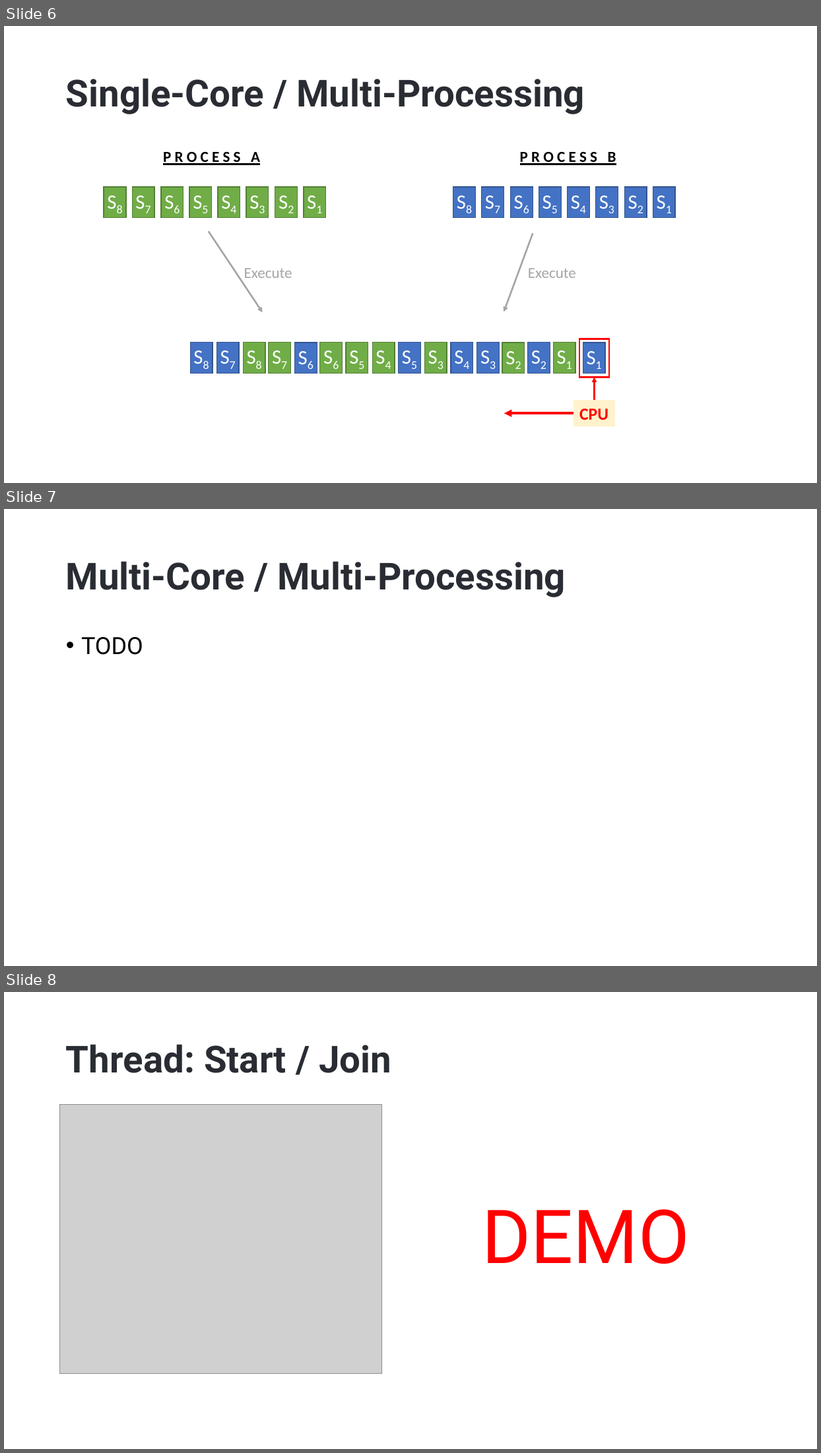
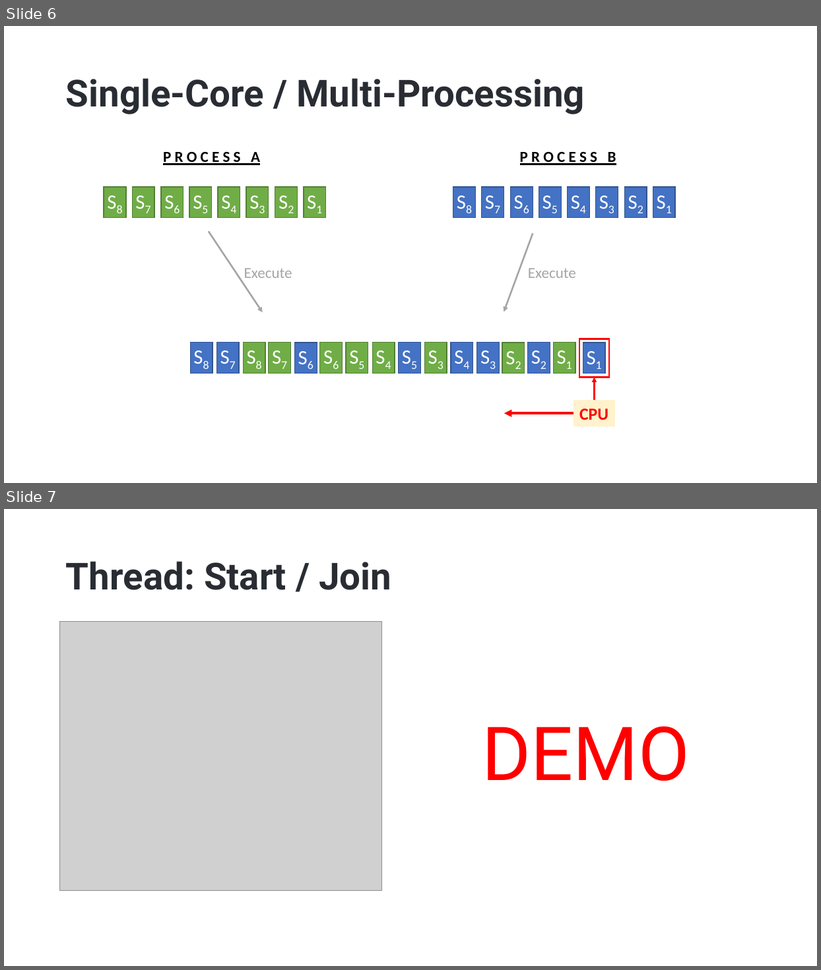
Before and after one commit to hikalkan/presentations, a slide deck: 2023-06-01 Dealing with Concurrency - Multi-Threading in Dotnet/Dotnet-Multi-Threading.pptx. Shown one above the other, each under a label of ours: slides 6, 7 and 8 before the commit, slides 6 and 7 after it. The pictures are 821x1453 and 821x970 pixels, drawn with LibreOffice and Linux fonts; fonts in the diff are those of the drawing; grey boxes stand for pictures; background and template pictures are left out. Boxes give left, top, right and bottom in pixels: in the first picture for what was removed or moved away, otherwise in the second. Text is boxed around its words. In the diff, an @@ line names an element or a change of style, - is before the commit and + after.

```diff
--- a/2023-06-01 Dealing with Concurrency - Multi-Threading in Dotnet/Dotnet-Multi-Threading.pptx
+++ b/2023-06-01 Dealing with Concurrency - Multi-Threading in Dotnet/Dotnet-Multi-Threading.pptx
@@ slide 7 removed at [4,509,817,966], background picture (left out) @@
@@ title removed at [66,561,566,597] @@
-Multi-Core / Multi-Processing
@@ text removed at [81,637,143,655] @@
-• TODO
@@ what was slide 8 is now slide 7 @@
```
Also in this commit, not shown: 1 slide changed, 1 slide added.
